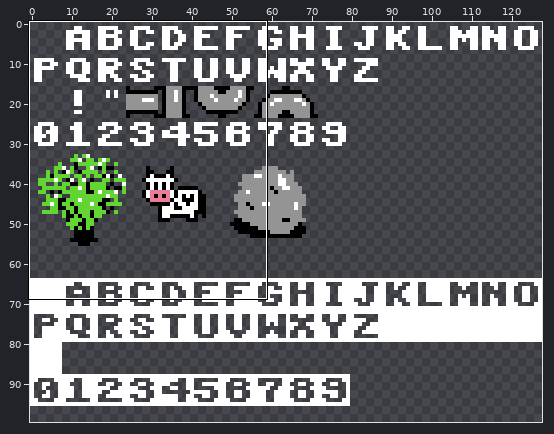
Two states of a pixel-art file, assets/c64-character-set.aseprite. Above: a wide view before the commit, with the close-up outlined.
Close-up. Earlier state:
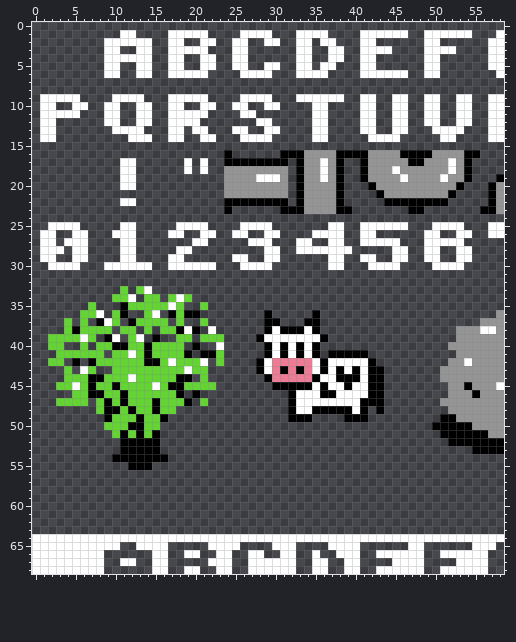
128x128 pixels, 1 frame. Shown: x 0..58, y 0..68. The wide view leaves out empty margins. The commit also changed other parts of the picture, which this record leaves out.
Now the later version:
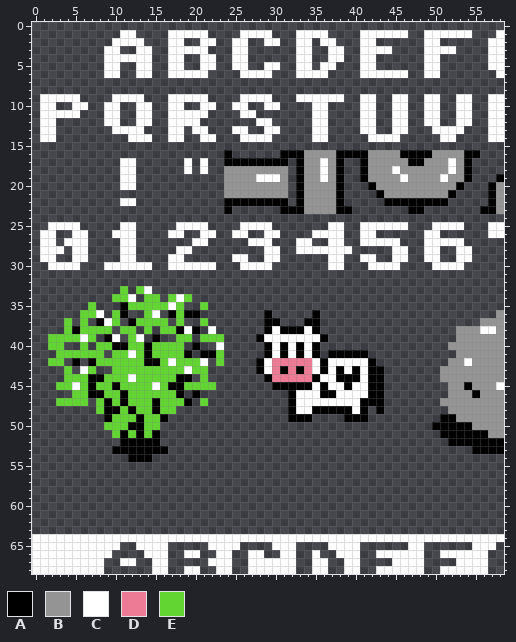
Palette (. is transparent): A #000000  B #949494  C #ffffff  D #ee7b95  E #62d532
Difference:
Changed rows in their new state; - is an unchanged pixel.
Layer "Character Set Main 1":
first column x 9:
 2 .----.
first column x 53:
26 ..
first column x 10:
53 A-----A
54 ..---..
55 --...--
first column x 9:
66 C----C
Where, in picture pixels (left, top, right, bottom), the same in both close-ups:
erased: (104, 38, 152, 46)
erased: (456, 230, 472, 238)
changed: (112, 446, 168, 470)
added: (104, 550, 152, 558)
